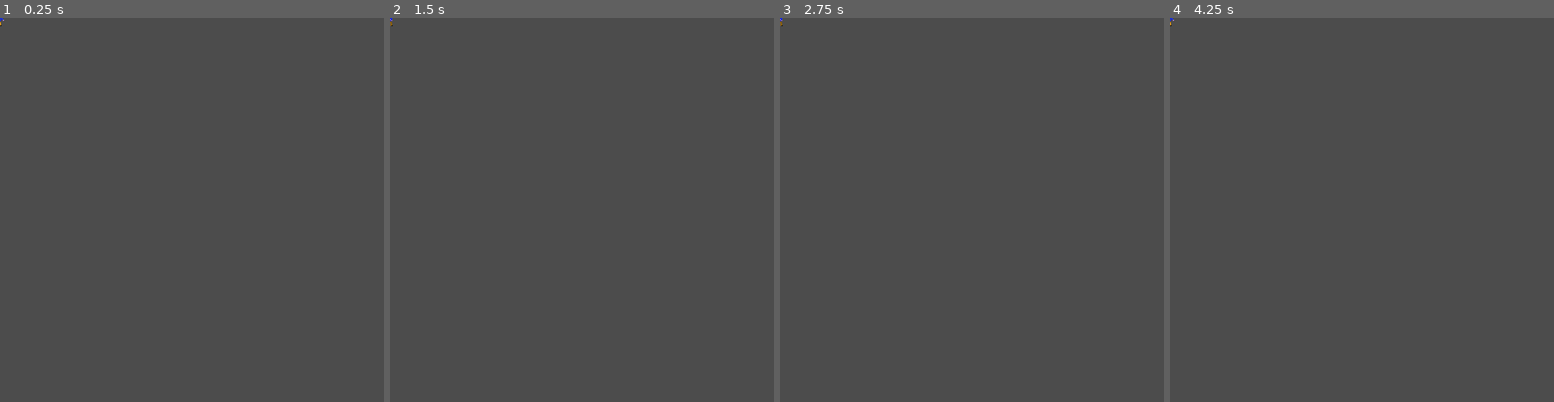
Above: before the commit, frames 1-4 (left to right).
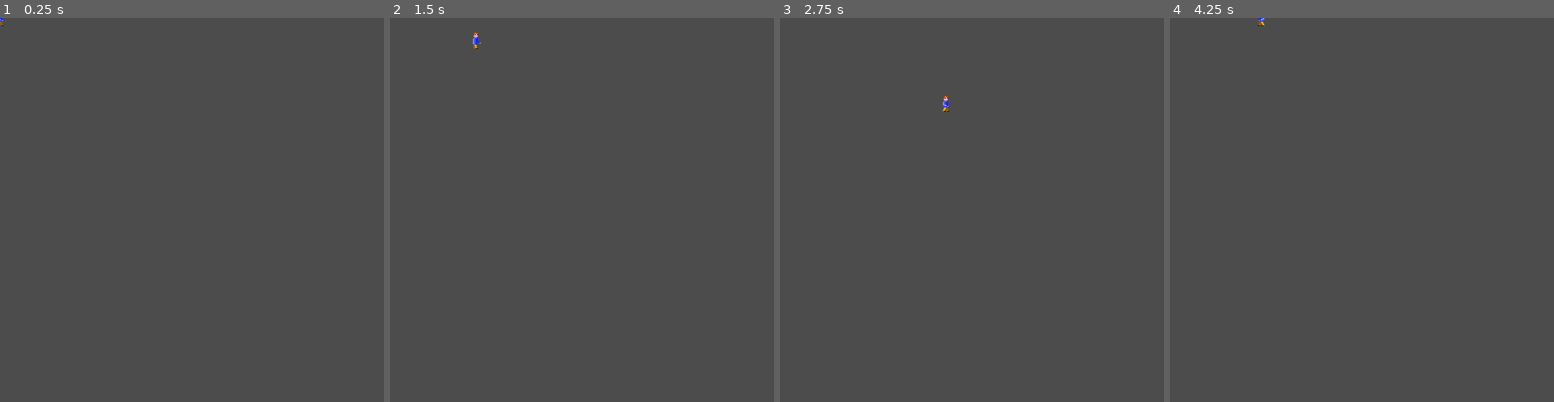
Above: after the commit, the same moments.

Repository: Raphi-Sch/Zombie_GD
Game: Godot game, scene res://scenes/Player.tscn
Two runs of this game, one before a commit and one after it. Both use one fixed random seed, a clock stepped at 60 frames per second and the inputs below. This scene is started directly instead of the project's main scene.
Inputs:
- Up to frame 1 (0.25 s): no input
- Up to frame 2 (1.5 s): tap Enter at 0.5 s; hold D (p1_right, bound only after the commit) 0.53-1.28 s; hold S (p1_down, bound only after the commit) from 1.28 s (still down)
- Up to frame 3 (2.75 s): release S (p1_down, bound only after the commit) at 2.03 s; hold D (p1_right, bound only after the commit) from 2.03 s (still down)
- Up to frame 4 (4.25 s): release D (p1_right, bound only after the commit) at 2.78 s; hold Z (p1_up, bound only after the commit) 2.78-3.53 s; hold Q (p1_left, bound only after the commit) from 3.53 s (still down)

The runs differ from the first frame. In frame 1, less than 0.1% of the frame differs, in the area x 0-2%, y 0-3%; in frame 2, less than 0.1%, in the area x 0-24%, y 0-9%; in frame 3, less than 0.1%; in frame 4, less than 0.1%.

Commit message:
Add player 1 logic

Diff:
--- a/project.godot
+++ b/project.godot
@@ -20,6 +20,29 @@
 window/stretch/mode="2d"
 window/stretch/aspect="keep"
 
+[input]
+
+p1_up={
+"deadzone": 0.5,
+"events": [ Object(InputEventKey,"resource_local_to_scene":false,"resource_name":"","device":0,"alt":false,"shift":false,"control":false,"meta":false,"command":false,"pressed":false,"scancode":90,"physical_scancode":0,"unicode":0,"echo":false,"script":null)
+ ]
+}
+p1_down={
+"deadzone": 0.5,
+"events": [ Object(InputEventKey,"resource_local_to_scene":false,"resource_name":"","device":0,"alt":false,"shift":false,"control":false,"meta":false,"command":false,"pressed":false,"scancode":83,"physical_scancode":0,"unicode":0,"echo":false,"script":null)
+ ]
+}
+p1_right={
+"deadzone": 0.5,
+"events": [ Object(InputEventKey,"resource_local_to_scene":false,"resource_name":"","device":0,"alt":false,"shift":false,"control":false,"meta":false,"command":false,"pressed":false,"scancode":68,"physical_scancode":0,"unicode":0,"echo":false,"script":null)
+ ]
+}
+p1_left={
+"deadzone": 0.5,
+"events": [ Object(InputEventKey,"resource_local_to_scene":false,"resource_name":"","device":0,"alt":false,"shift":false,"control":false,"meta":false,"command":false,"pressed":false,"scancode":81,"physical_scancode":0,"unicode":0,"echo":false,"script":null)
+ ]
+}
+
 [physics]
 
 common/enable_pause_aware_picking=true
--- a/scenes/Player.tscn
+++ b/scenes/Player.tscn
@@ -1,15 +1,22 @@
-[gd_scene load_steps=6 format=2]
+[gd_scene load_steps=8 format=2]
 
 [ext_resource path="res://assets/animated/Player_1_B.png" type="Texture" id=1]
 [ext_resource path="res://assets/animated/Player_1_A.png" type="Texture" id=2]
 [ext_resource path="res://script/Player.gd" type="Script" id=3]
+[ext_resource path="res://assets/animated/Player_2_A.png" type="Texture" id=4]
+[ext_resource path="res://assets/animated/Player_2_B.png" type="Texture" id=5]
 
 [sub_resource type="SpriteFrames" id=2]
 animations = [ {
+"frames": [ ExtResource( 4 ), ExtResource( 5 ) ],
+"loop": true,
+"name": "walk_2",
+"speed": 4.0
+}, {
 "frames": [ ExtResource( 2 ), ExtResource( 1 ) ],
 "loop": true,
-"name": "walk",
-"speed": 2.0
+"name": "walk_1",
+"speed": 4.0
 } ]
 
 [sub_resource type="RectangleShape2D" id=1]
@@ -23,10 +30,9 @@
 }
 
 [node name="AnimatedSprite" type="AnimatedSprite" parent="."]
+scale = Vector2( 1.25, 1 )
 frames = SubResource( 2 )
-animation = "walk"
-frame = 1
-playing = true
+animation = "walk_1"
 
 [node name="CollisionShape2D" type="CollisionShape2D" parent="."]
 shape = SubResource( 1 )
--- a/script/Player.gd
+++ b/script/Player.gd
@@ -1,16 +1,41 @@
 extends Area2D
 
+export var speed = 200
 
-# Declare member variables here. Examples:
-# var a = 2
-# var b = "text"
+var screen_size
+var player = 1
 
 
 # Called when the node enters the scene tree for the first time.
 func _ready():
-	pass # Replace with function body.
+	screen_size = get_viewport_rect().size
 
 
 # Called every frame. 'delta' is the elapsed time since the previous frame.
-#func _process(delta):
-#	pass
+func _process(delta):
+	var velocity = Vector2.ZERO
+
+	# The instance is player 1
+	if player == 1:
+		if Input.is_action_pressed("p1_right"):
+			velocity.x += 1
+		if Input.is_action_pressed("p1_left"):
+			velocity.x -= 1
+		if Input.is_action_pressed("p1_down"):
+			velocity.y += 1
+		if Input.is_action_pressed("p1_up"):
+			velocity.y -= 1
+
+
+	if velocity.length() > 0:
+		velocity = velocity.normalized() * speed
+		$AnimatedSprite.play()
+	else:
+		$AnimatedSprite.stop()
+
+	position += velocity * delta
+	position.x = clamp(position.x, 0, screen_size.x)
+	position.y = clamp(position.y, 0, screen_size.y)
+	$AnimatedSprite.flip_v = false
+	if velocity.x != 0:
+		$AnimatedSprite.flip_h = velocity.x < 0
